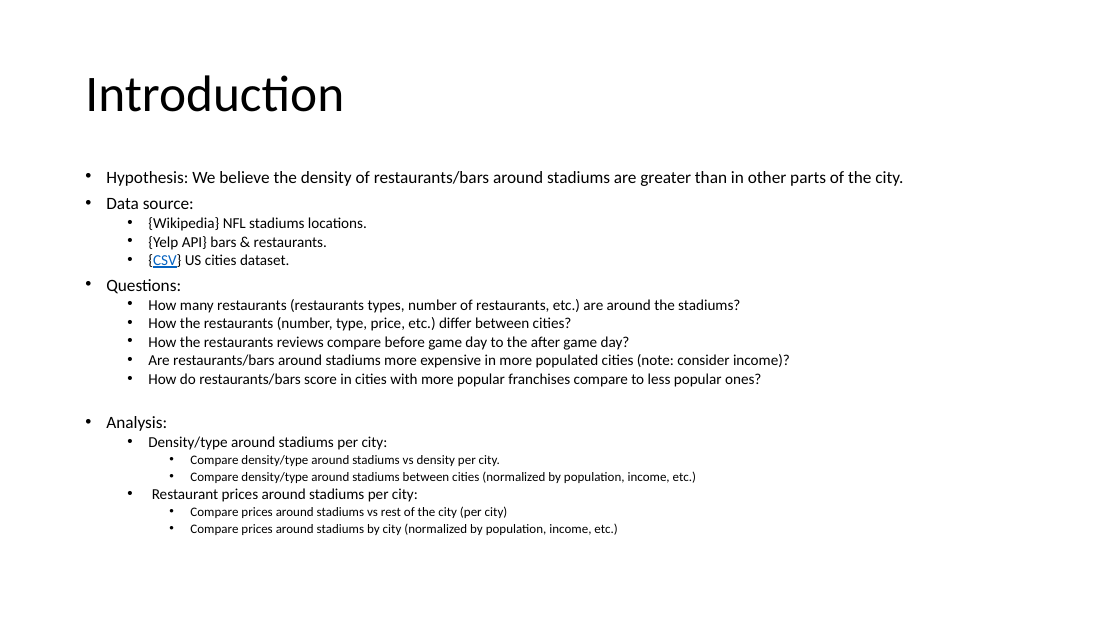
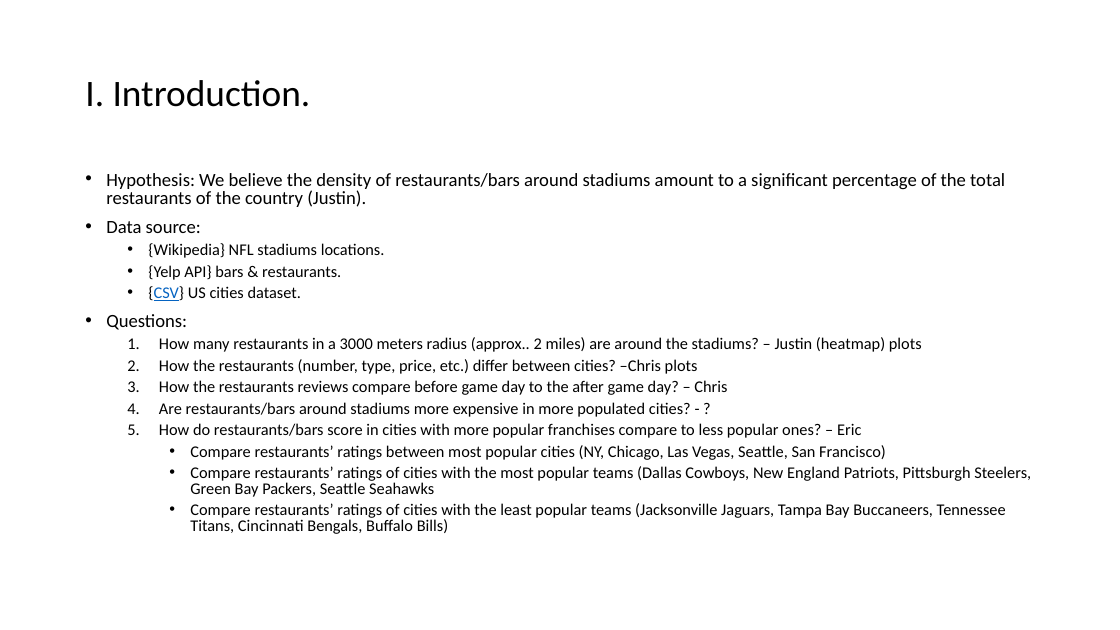
Before and after one commit to jjying89/Yelp-Restaurants-Analysis, a slide deck: slide 3 of Presentation/Team_4-Restaurant_Density_Analysis..pptx (slide 2 before the commit). Drawn at 1120x630 pixels with LibreOffice and Linux fonts; fonts in the diff are those of the drawing. Boxes give left, top, right and bottom in pixels: in the first picture for what was removed or moved away, otherwise in the second. Text is boxed around its words. In the diff, an @@ line names an element or a change of style, - is before the commit and + after.

Commit message:
presentation draft

```diff
--- a/Presentation/Team_4-Restaurant_Density_Analysis..pptx
+++ b/Presentation/Team_4-Restaurant_Density_Analysis..pptx
@@ title at [85,80,311,107]: text changed; size 44 to 32 pt @@
-Introduction
+I. Introduction.
@@ text at [106,173,1005,207]: text changed; size 14.8 to 16 pt @@
-• Hypothesis: We believe the density of restaurants/bars around stadiums are greater than in other parts of the city.
+• Hypothesis: We believe the density of restaurants/bars around stadiums amount to a significant percentage of the total restaurants of the country (Justin).
@@ text at [106,221,385,330]: size 14.8 to 16 pt in "Data source:", "Questions:"; size 12.9 to 14 pt in "{Wikipedia} NFL stadiums locations.", "{Yelp API} bars & restaurants.", "{CSV} US cities dataset."; line spacing 0.7 to 0.8 @@
@@ text at [159,337,1031,534]: text changed; size 12.9 to 14 pt @@
-  • How many restaurants (restaurants types, number of restaurants, etc.) are around the stadiums?
-  • How the restaurants (number, type, price, etc.) differ between cities?
-  • How the restaurants reviews compare before game day to the after game day?
-  • Are restaurants/bars around stadiums more expensive in more populated cities (note: consider income)?
-  • How do restaurants/bars score in cities with more popular franchises compare to less popular ones?
-• Analysis:
-  • Density/type around stadiums per city:
-    • Compare density/type around stadiums vs density per city.
-    • Compare density/type around stadiums between cities (normalized by population, income, etc.)
-  • Restaurant prices around stadiums per city:
-    • Compare prices around stadiums vs rest of the city (per city)
-    • Compare prices around stadiums by city (normalized by population, income, etc.)
+  1. How many restaurants in a 3000 meters radius (approx.. 2 miles) are around the stadiums? – Justin (heatmap) plots
+  2. How the restaurants (number, type, price, etc.) differ between cities? –Chris plots
+  3. How the restaurants reviews compare before game day to the after game day? – Chris
+  4. Are restaurants/bars around stadiums more expensive in more populated cities? - ?
+  5. How do restaurants/bars score in cities with more popular franchises compare to less popular ones? – Eric
+    • Compare restaurants’ ratings between most popular cities (NY, Chicago, Las Vegas, Seattle, San Francisco)
+    • Compare restaurants’ ratings of cities with the most popular teams (Dallas Cowboys, New England Patriots, Pittsburgh Steelers, Green Bay Packers, Seattle Seahawks
+    • Compare restaurants’ ratings of cities with the least popular teams (Jacksonville Jaguars, Tampa Bay Buccaneers, Tennessee Titans, Cincinnati Bengals, Buffalo Bills)
```
Also in this commit, not shown: 2 other slides changed, 5 slides added.
